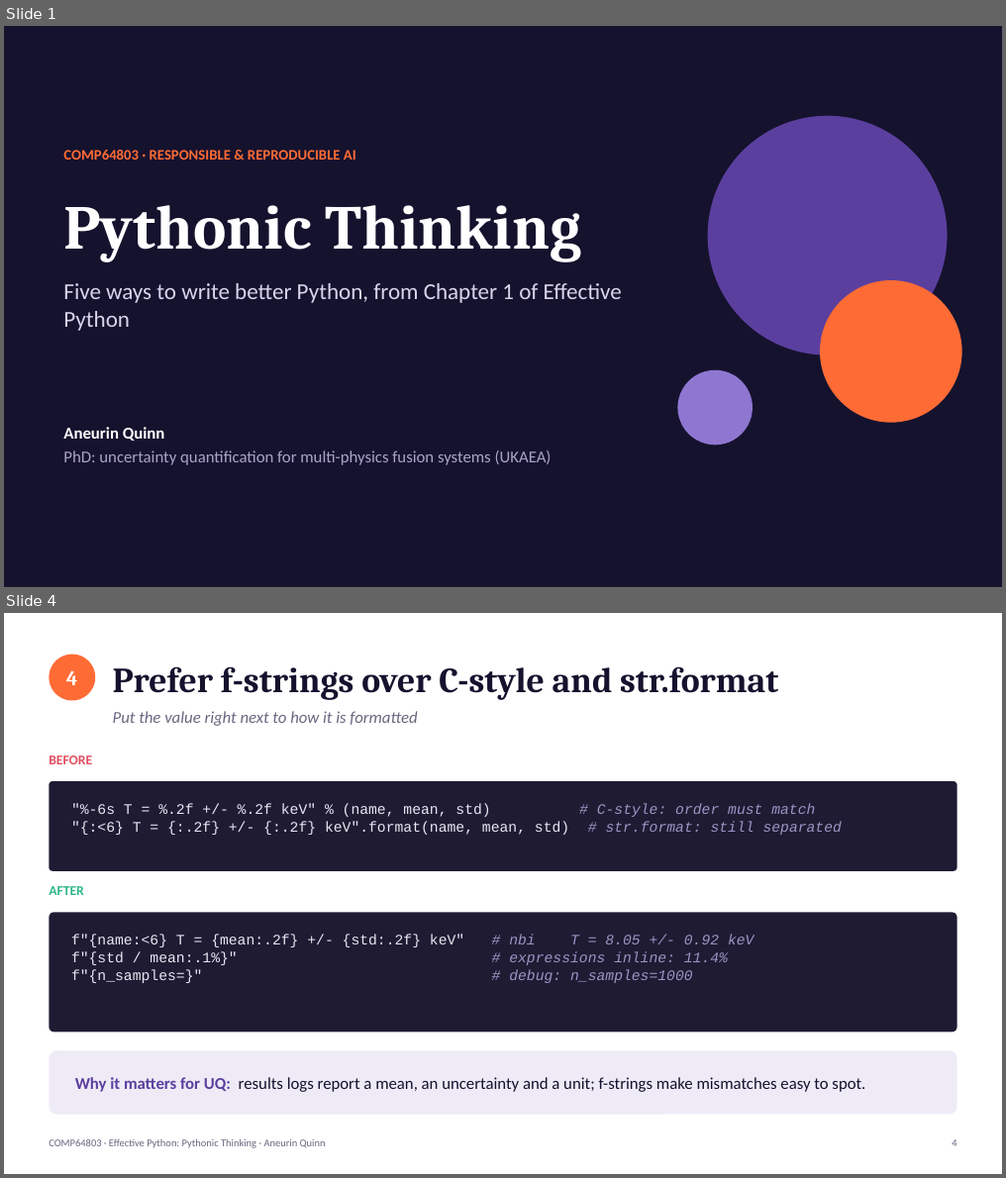
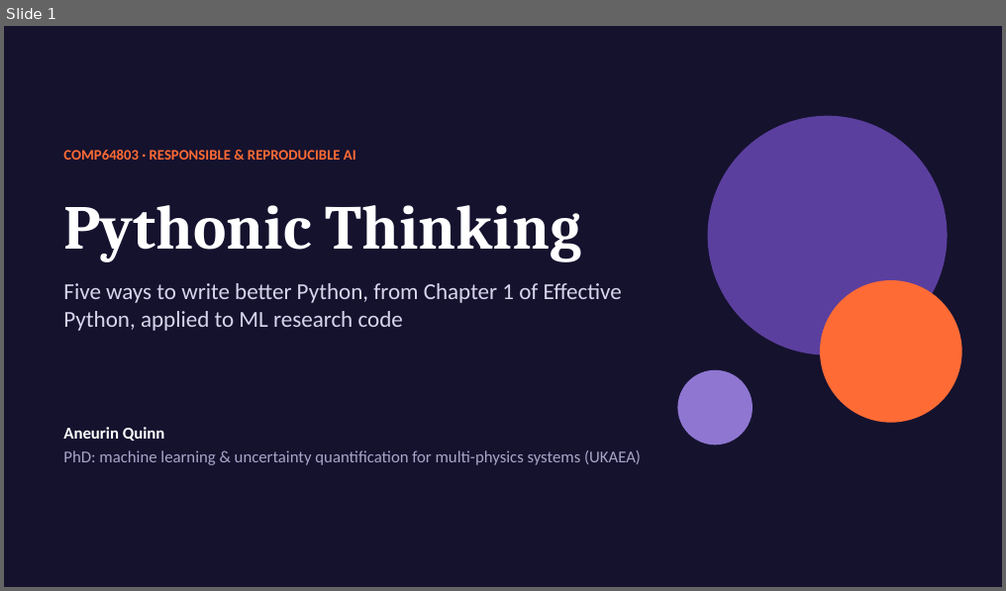
Before and after one commit to mingfeisun/COMP64803-Responsible-Reproducible-AI, a slide deck: cohort-2026/Aneurin_Quinn/Effective_Python/Pythonic_Thinking_AQ.pptx. Shown one above the other, each under a label of ours: slides 1 and 4 before the commit, slide 1 after it; the slides between them are not shown. The pictures are 1006x1178 and 1006x591 pixels, drawn with LibreOffice and Linux fonts; fonts in the diff are those of the drawing. Boxes give left, top, right and bottom in pixels: in the first picture for what was removed or moved away, otherwise in the second. Text is boxed around its words. In the diff, an @@ line names an element or a change of style, - is before the commit and + after.

```diff
--- a/cohort-2026/Aneurin_Quinn/Effective_Python/Pythonic_Thinking_AQ.pptx
+++ b/cohort-2026/Aneurin_Quinn/Effective_Python/Pythonic_Thinking_AQ.pptx
@@ slide 4 removed at [4, 613, 1002, 1174], background #FFFFFF @@
@@ ellipse removed at [49, 655, 95, 700] @@
-4
@@ text removed at [113, 666, 778, 700] @@
-Prefer f-strings over C-style and str.format
@@ text removed at [113, 711, 417, 726] @@
-Put the value right next to how it is formatted
@@ text removed at [49, 756, 92, 764] @@
-BEFORE
@@ rounded rectangle removed at [49, 781, 957, 871] @@
@@ text removed at [71, 803, 842, 835] @@
-"%-6s T = %.2f +/- %.2f keV" % (name, mean, std) # C-style: order must match
-"{:<6} T = {:.2f} +/- {:.2f} keV".format(name, mean, std) # str.format: still separated
@@ text removed at [49, 886, 84, 895] @@
-AFTER
@@ rounded rectangle removed at [49, 912, 957, 1032] @@
@@ text removed at [71, 935, 753, 983] @@
-f"{name:<6} T = {mean:.2f} +/- {std:.2f} keV" # nbi T = 8.05 +/- 0.92 keV
-f"{std / mean:.1%}" # expressions inline: 11.4%
-f"{n_samples=}" # debug: n_samples=1000
@@ rounded rectangle removed at [49, 1051, 957, 1115] @@
@@ text removed at [75, 1077, 865, 1092] @@
-Why it matters for UQ: results logs report a mean, an uncertainty and a unit; f-strings make mismatches easy to spot.
@@ text removed at [49, 1140, 326, 1149] @@
-COMP64803 · Effective Python: Pythonic Thinking · Aneurin Quinn
@@ text removed at [951, 1140, 956, 1147] @@
-4
@@ slide 1 changed as well @@
@@ text at [63, 283, 622, 331]: text changed @@
-Five ways to write better Python, from Chapter 1 of Effective Python
+Five ways to write better Python, from Chapter 1 of Effective Python, applied to ML research code
@@ text at [63, 451, 641, 466]: text changed @@
-PhD: uncertainty quantification for multi-physics fusion systems (UKAEA)
+PhD: machine learning & uncertainty quantification for multi-physics systems (UKAEA)
```
Also in this commit, not shown: 7 other slides changed, 2 slides added, 1 other slide removed, 8 other files.
